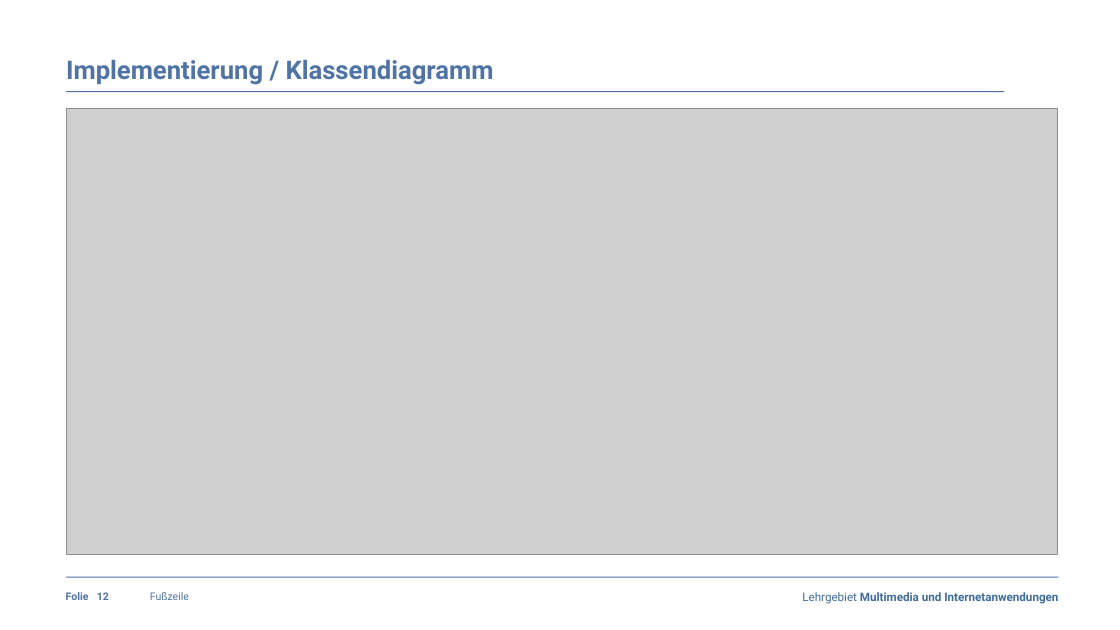
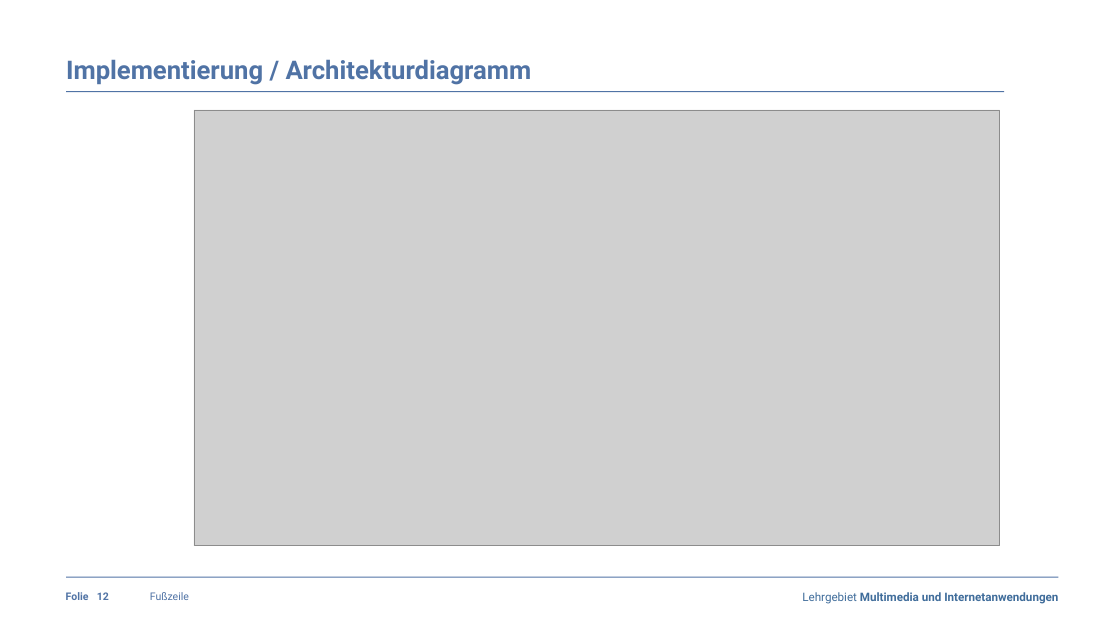
Before and after one commit to claraja/NLP_63458_WS22, a slide deck: slide 12 of Praesentation/Praesentation_Fachpraktikum_MedExtractor_Gruppe5.pptx. Drawn at 1120x630 pixels with LibreOffice and Linux fonts; fonts in the diff are those of the drawing; grey boxes stand for pictures; background and template pictures are left out. Boxes give left, top, right and bottom in pixels: in the first picture for what was removed or moved away, otherwise in the second. Text is boxed around its words. In the diff, an @@ line names an element or a change of style, - is before the commit and + after.

```diff
--- a/Praesentation/Praesentation_Fachpraktikum_MedExtractor_Gruppe5.pptx
+++ b/Praesentation/Praesentation_Fachpraktikum_MedExtractor_Gruppe5.pptx
@@ text at [66,59,532,85]: text changed @@
-Implementierung / Klassendiagramm
+Implementierung / Architekturdiagramm
@@ picture: place and size @@
-picture at [66,108,1058,555]
+picture at [194,110,1000,546]
```
Also in this commit, not shown: 4 other slides changed.
